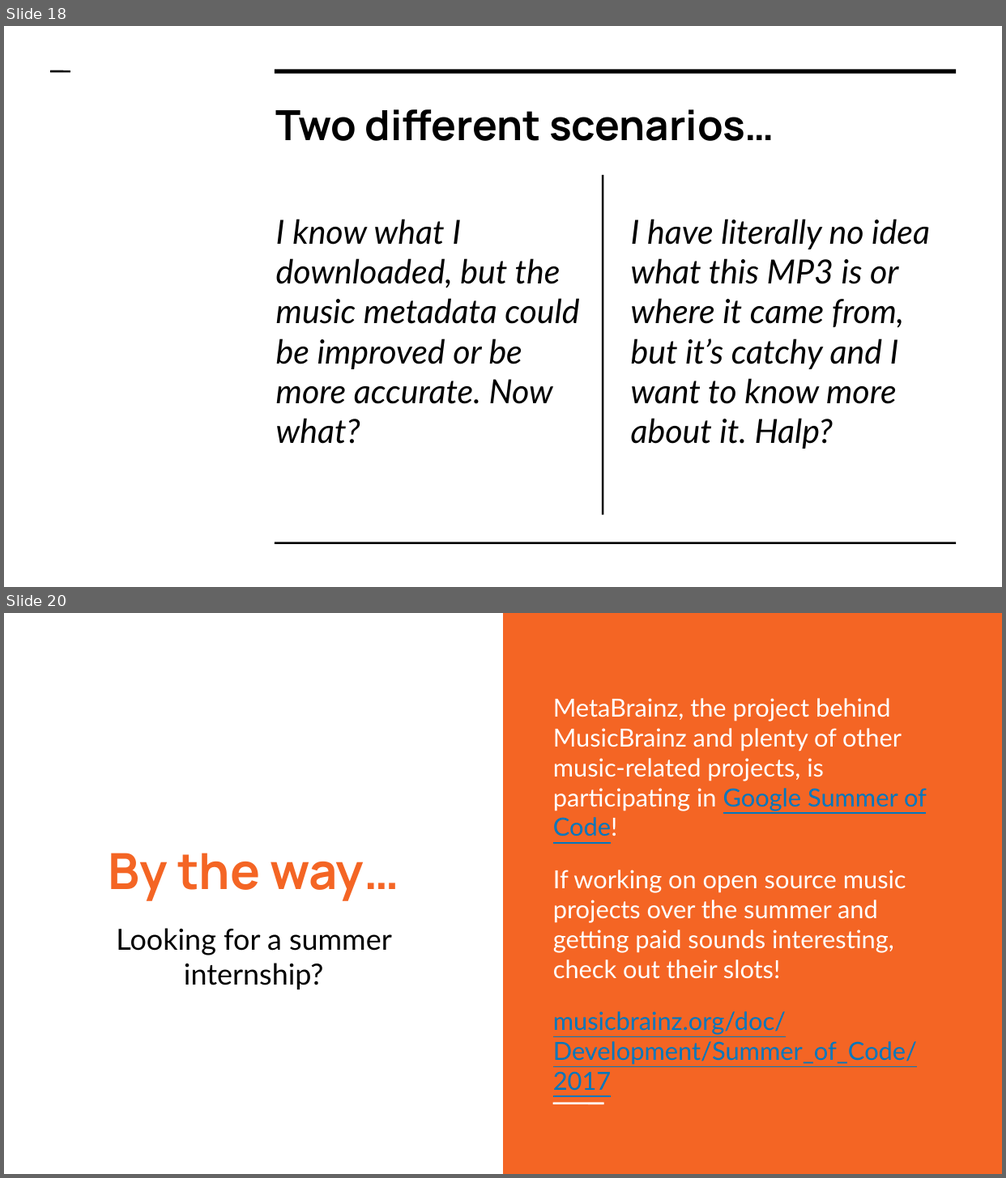
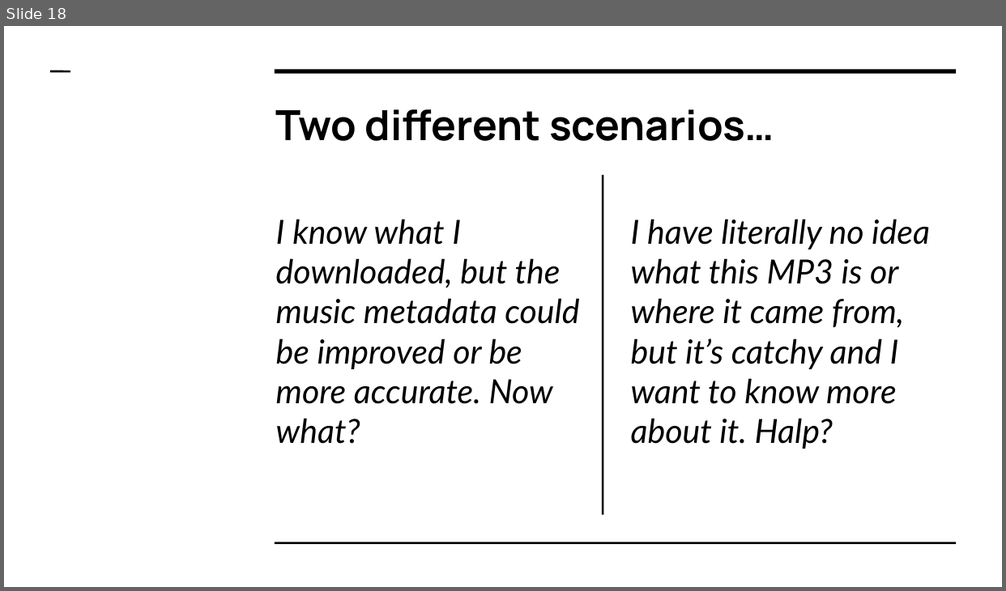
Before and after one commit to jflory7/presentations, a slide deck: 2017/musicbrainz-picard-workshop/musicbrainz-picard-workshop-presentation.odp. Shown one above the other, each under a label of ours: slides 18 and 20 before the commit, slide 18 after it; the slides between them are not shown. The pictures are 1006x1178 and 1006x591 pixels, drawn with LibreOffice and Linux fonts; fonts in the diff are those of the drawing. Boxes give left, top, right and bottom in pixels: in the first picture for what was removed or moved away, otherwise in the second. Text is boxed around its words. In the diff, an @@ line names an element or a change of style, - is before the commit and + after.

Commit message:
Minor revisions to MusicBrainz workshop

```diff
--- a/2017/musicbrainz-picard-workshop/musicbrainz-picard-workshop-presentation.odp
+++ b/2017/musicbrainz-picard-workshop/musicbrainz-picard-workshop-presentation.odp
@@ slide 20 removed at <box>4,613,1002,1174</box>, background #FFFFFF @@
@@ rectangle removed at <box>503,613,1002,1174</box> @@
@@ text removed at <box>553,698,927,1091</box> @@
-MetaBrainz, the project behind MusicBrainz and plenty of other music-related projects, is participating in Google Summer of Code!
-If working on open source music projects over the summer and getting paid sounds interesting, check out their slots!
-musicbrainz.org/doc/Development/Summer_of_Code/2017
@@ title removed at <box>108,853,399,901</box> @@
-By the way…
@@ subtitle removed at <box>116,928,392,990</box> @@
-Looking for a summer internship?
@@ line removed from (553, 1104) to (603, 1104) @@
```
Also in this commit, not shown: 7 slides changed, 1 other file.
